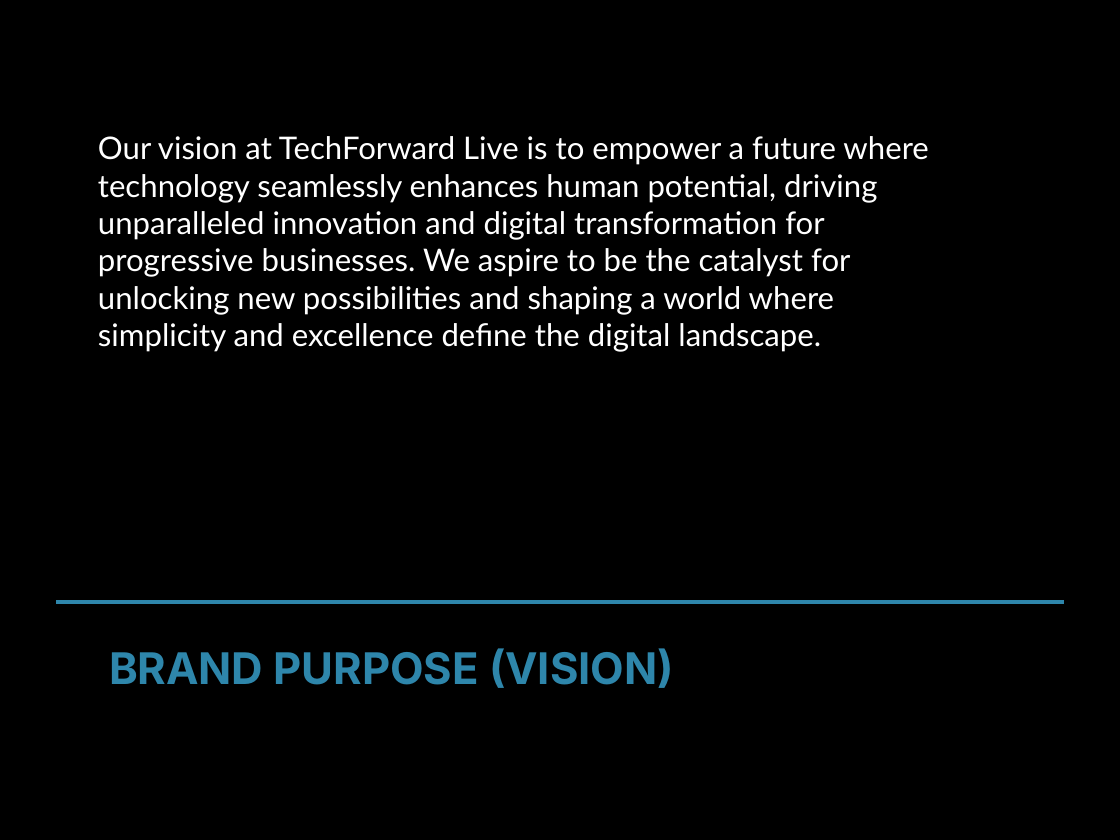
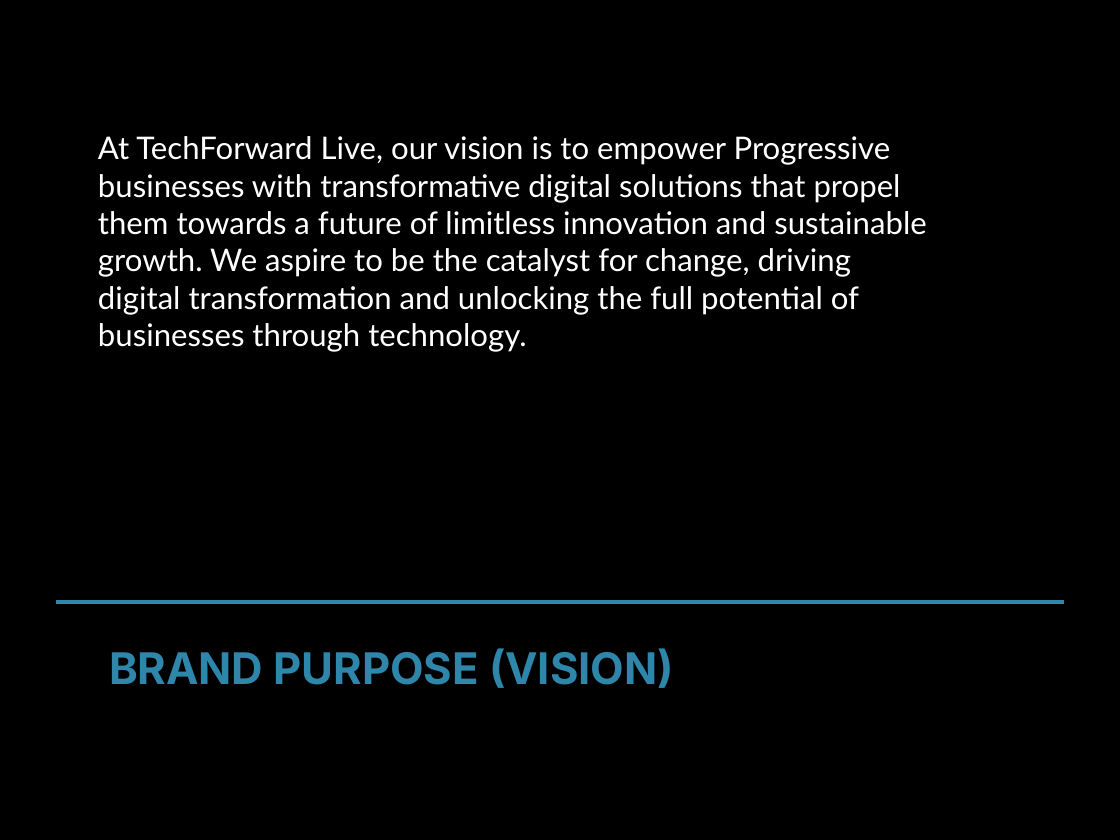
Before and after one commit to md-anas-sabah/brand_book_generator_crewai, a slide deck: slide 4 of output/techforward_live/techforward_live_enhanced_brand_book.pptx. Drawn at 1120x840 pixels with LibreOffice and Linux fonts; fonts in the diff are those of the drawing. Boxes give left, top, right and bottom in pixels: in the first picture for what was removed or moved away, otherwise in the second. Text is boxed around its words. In the diff, an @@ line names an element or a change of style, - is before the commit and + after.

```diff
--- a/output/techforward_live/techforward_live_enhanced_brand_book.pptx
+++ b/output/techforward_live/techforward_live_enhanced_brand_book.pptx
@@ text at (98, 136, 927, 352): text changed @@
-Our vision at TechForward Live is to empower a future where technology seamlessly enhances human potential, driving unparalleled innovation and digital transformation for progressive businesses. We aspire to be the catalyst for unlocking new possibilities and shaping a world where simplicity and excellence define the digital landscape.
+At TechForward Live, our vision is to empower Progressive businesses with transformative digital solutions that propel them towards a future of limitless innovation and sustainable growth. We aspire to be the catalyst for change, driving digital transformation and unlocking the full potential of businesses through technology.
```
Also in this commit, not shown: 7 other slides changed, 1 other file.
